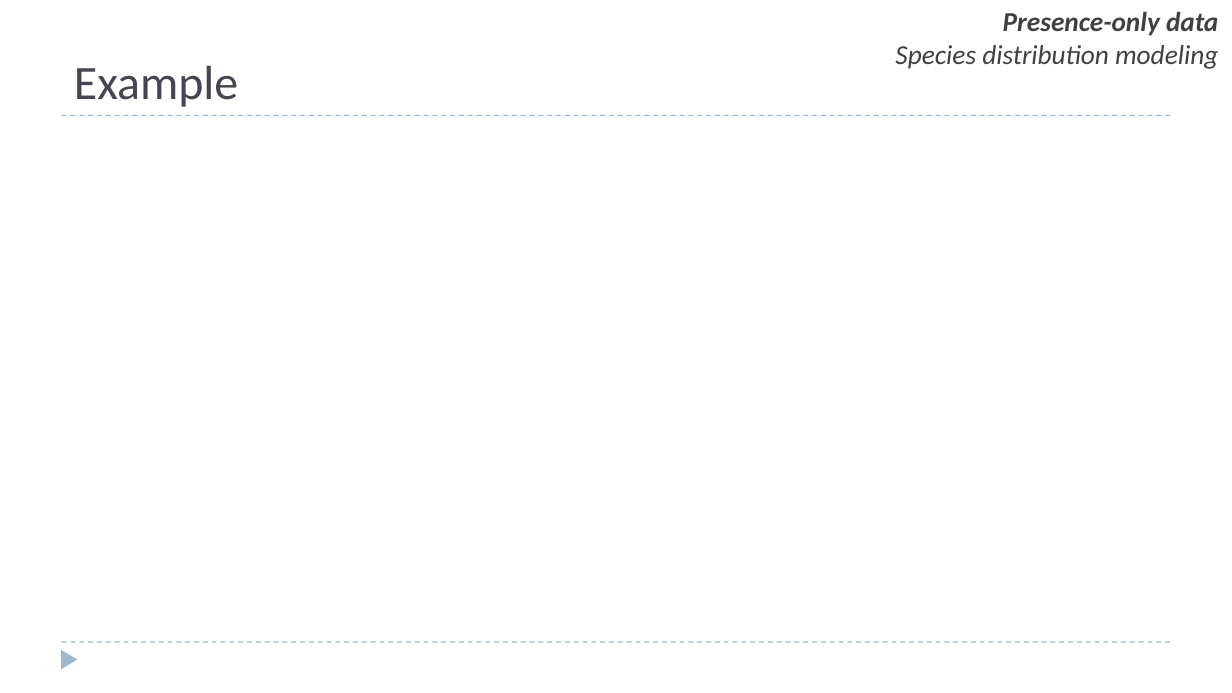
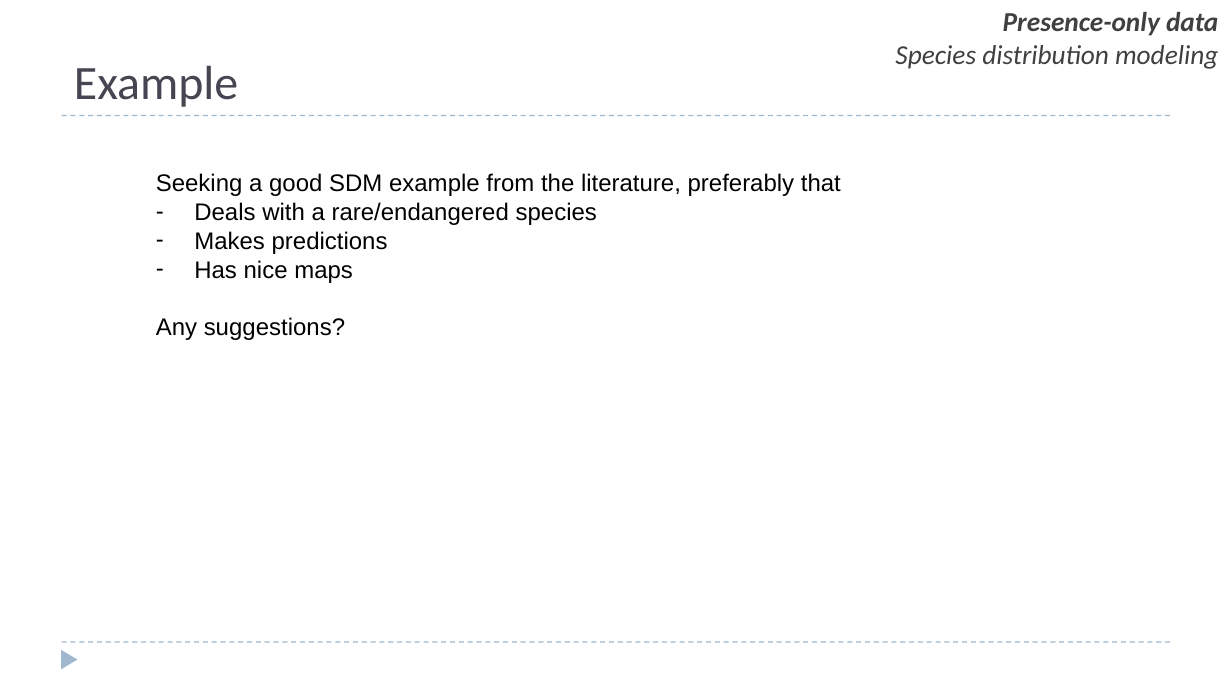
Before and after one commit to ssa200/ssa200.github.io, a slide deck: slide 7 of static/lectures/03_occ-data.pptx (slide 8 before the commit). Drawn at 1232x693 pixels with LibreOffice and Linux fonts; fonts in the diff are those of the drawing; background and template pictures are left out. Boxes give left, top, right and bottom in pixels: in the first picture for what was removed or moved away, otherwise in the second. Text is boxed around its words. In the diff, an @@ line names an element or a change of style, - is before the commit and + after.

```diff
--- a/static/lectures/03_occ-data.pptx
+++ b/static/lectures/03_occ-data.pptx
@@ text added at (156, 173, 841, 340), 14 pt, text #000000 @@
+Seeking a good SDM example from the literature, preferably that
+– Deals with a rare/endangered species
+– Makes predictions
+– Has nice maps
+Any suggestions?
```
Also in this commit, not shown: 3 other slides changed, 5 slides added, 3 slides removed, 9 other files.
